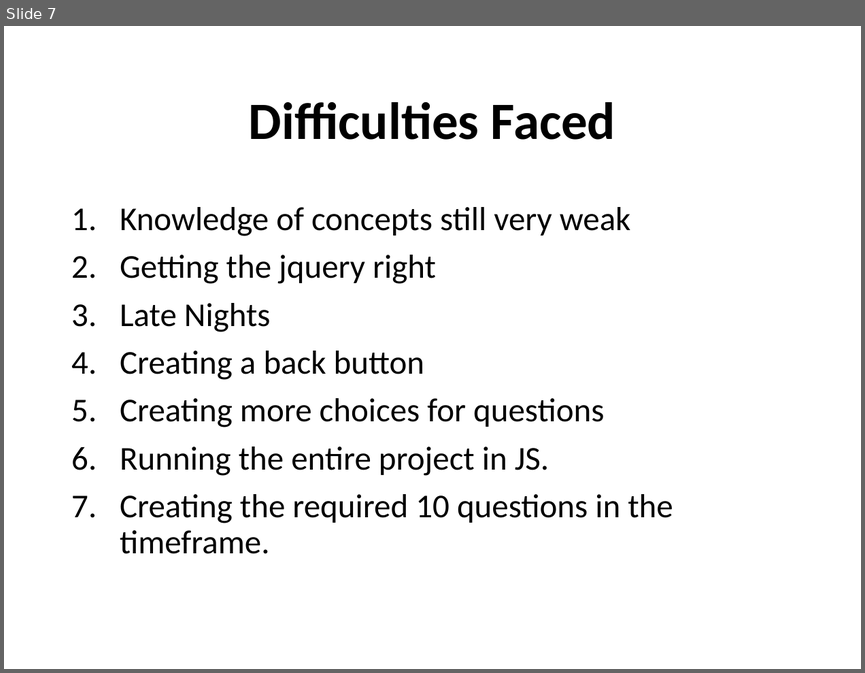
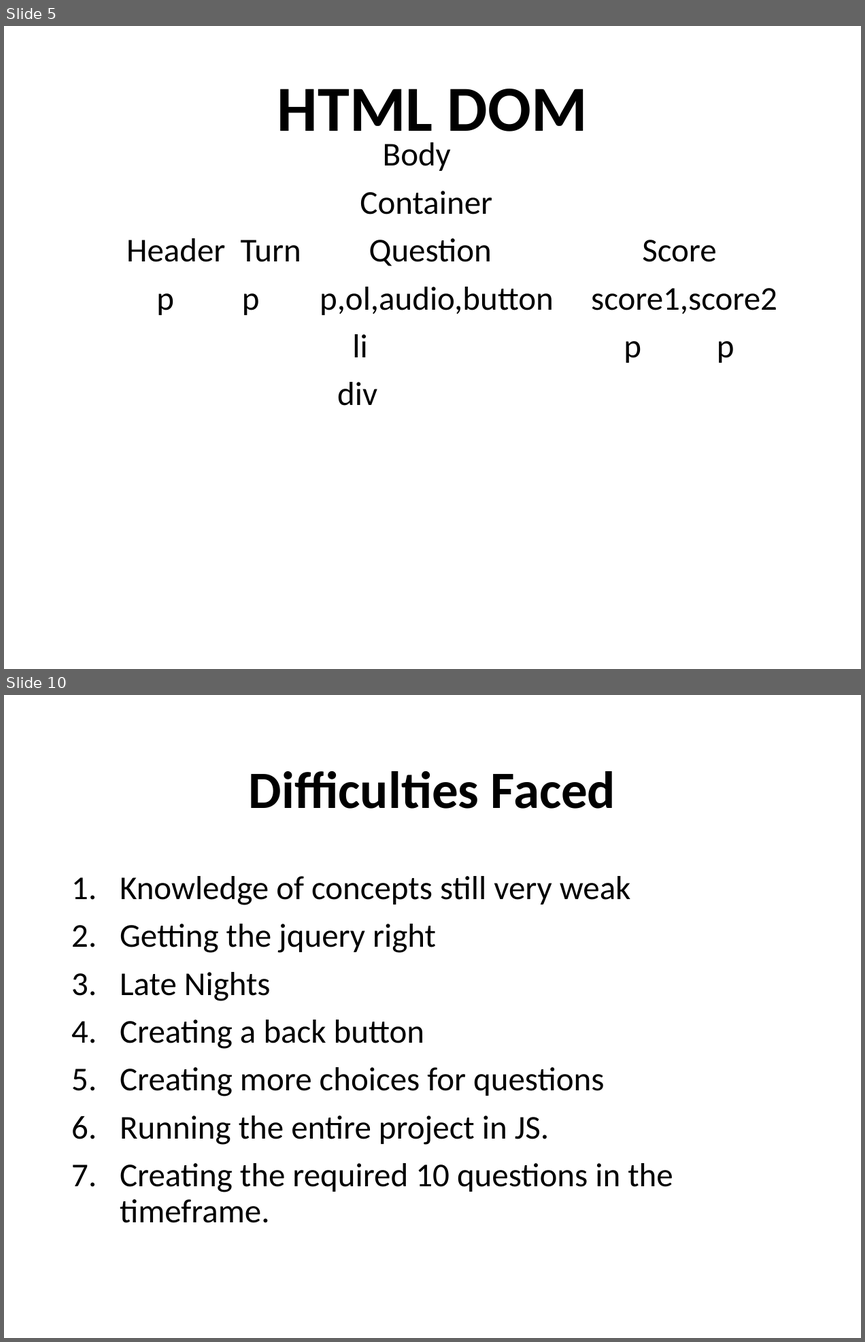
Before and after one commit to shamim1987/projectOne, a slide deck: quiz/presentation/Project One.pptx. Shown one above the other, each under a label of ours: slide 7 before the commit, slides 5 and 10 after it; the slides between them are not shown. The pictures are 865x673 and 865x1342 pixels, drawn with LibreOffice and Linux fonts; fonts in the diff are those of the drawing. Boxes give left, top, right and bottom in pixels: in the first picture for what was removed or moved away, otherwise in the second. Text is boxed around its words. In the diff, an @@ line names an element or a change of style, - is before the commit and + after.

```diff
--- a/quiz/presentation/Project One.pptx
+++ b/quiz/presentation/Project One.pptx
@@ slide 5 added at bbox=[4, 26, 861, 669], background #FFFFFF @@
@@ title added at bbox=[277, 89, 587, 146], 54 pt, text #000000, bold @@
+HTML DOM
@@ text added at bbox=[126, 142, 777, 363], 28 pt, text #000000 @@
+Body
+Container
+Header Turn Question Score
+p p p,ol,audio,button score1,score2
+li p p
+div
@@ what was slide 7 is now slide 10 @@
```
Also in this commit, not shown: 5 slides changed, 6 other slides added, 1 slide removed, 1 other file.
